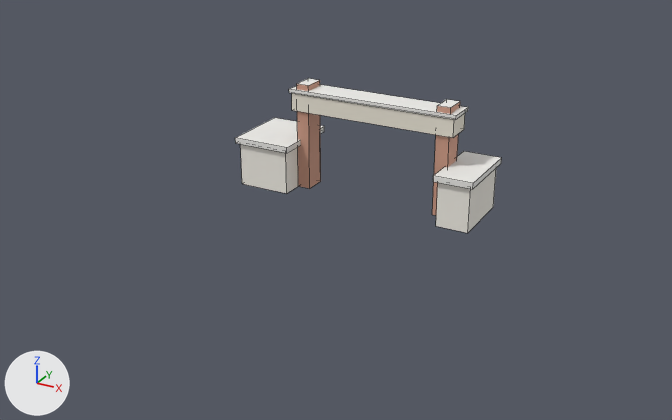
Renders of the FBX model Assets/Models/Buildings/Main_Gate.fbx from each side of a commit.
One viewpoint serves both versions: a 50 mm camera at (34.7, -68.2, 31.5) aimed at (1.7, -8.2, 1.5). Arrows for +X, +Y and +Z are at lower left; the lights stay in place. The first picture is the older version. Mesh edges are drawn as thin lines. Where no turn or scale is listed for an object, it has been applied to the vertices. Vertices at exactly the same position are counted once.

Names of what the first picture shows: 'Main_Gate'.
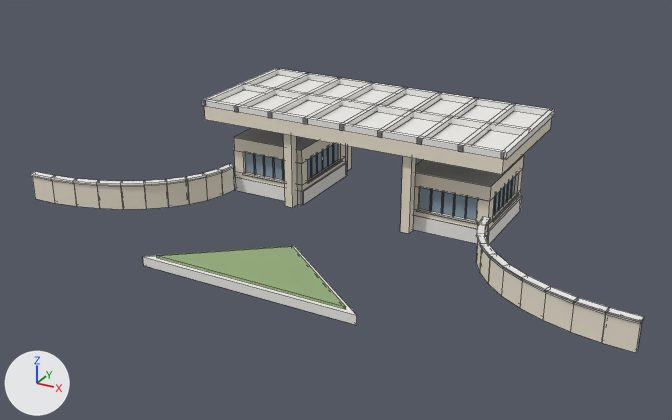
The change, as a diff of the scene's bpy script:
```diff
--- a/Assets/Models/Buildings/Main_Gate.fbx.py
+++ b/Assets/Models/Buildings/Main_Gate.fbx.py
@@ me_main_gate @@
-me_main_gate.from_pydata(...)  # 64 vertices, 44 faces; spans x -11.3..11.3, y -3.3..3.3, z -0.6..9.0
-me_main_gate.materials.append(mat_facade_hostel)  # white #f3f0e7
+me_main_gate.from_pydata(...)  # 952 vertices, 484 faces; spans x -25.0..27.0, y -20.5..6.0, z -0.8..7.9
+# me_main_gate part 1: the loose piece of 8 vertices spanning x 7.0..8.2, y -1.0..1.0, z -0.6..9.0 is scaled about its middle by (0.333, 6, 0.0521), then moved by (6.9, 0.0, 3.5), in mat_concrete (white #efedea)
+# me_main_gate part 2: the loose piece of 8 vertices spanning x 8.2..11.0, y -3.0..3.0, z -0.6..3.4 is scaled about its middle by (0.143, 2, 0.125), then moved by (1.5, 0.0, 6.3), in mat_concrete (white #efedea)
+# me_main_gate part 3: the loose piece of 8 vertices spanning x -6.2..-5.0, y -1.0..1.0, z -0.6..9.0 is scaled about its middle by (0.333, 6, 0.0521), then moved by (13.3, 0.0, 3.5), in mat_concrete (white #efedea)
+# me_main_gate part 4: the loose piece of 8 vertices spanning x -11.0..-6.2, y -3.0..3.0, z -0.6..3.4 is scaled about its middle by (0.0833, 2, 0.125), then moved by (13.0, 0.0, 6.3), in mat_concrete (white #efedea)
+# me_main_gate part 5: the loose piece of 8 vertices spanning x 7.0..8.2, y -1.0..1.0, z -0.6..9.0 is copied, and the copy is scaled about its middle by (0.333, 6, 0.0521), then moved by (-6.6, 0.0, 3.5), in mat_concrete (white #efedea); it spans x 0.8..1.2, y -6.0..6.0, z 7.4..7.9
+# me_main_gate part 6: the loose piece of 8 vertices spanning x -6.2..-5.0, y -1.0..1.0, z -0.6..9.0 is copied, and the copy is scaled about its middle by (0.333, 6, 0.0521), then moved by (3.2, 0.0, 3.5), in mat_concrete (white #efedea); it spans x -2.6..-2.2, y -6.0..6.0, z 7.4..7.9
+# me_main_gate part 7: the loose piece of 8 vertices spanning x -6.2..-5.0, y -1.0..1.0, z -0.6..9.0 is copied, and the copy is scaled about its middle by (0.333, 6, 0.0521), then moved by (-0.2, 0.0, 3.5), in mat_concrete (white #efedea); it spans x -5.9..-5.6, y -6.0..6.0, z 7.4..7.9
+# me_main_gate part 8: the loose piece of 8 vertices spanning x -11.0..-6.2, y -3.0..3.0, z -0.6..3.4 is copied, and the copy is scaled about its middle by (0.0833, 2, 0.125), then moved by (-0.5, 0.0, 6.3), in mat_concrete (white #efedea); it spans x -9.3..-8.9, y -6.0..6.0, z 7.4..7.9
+# me_main_gate part 9: the loose piece of 8 vertices spanning x -11.0..-6.2, y -3.0..3.0, z -0.6..3.4 is copied, and the copy is scaled about its middle by (0.0833, 2, 0.125), then moved by (-3.9, 0.0, 6.3), in mat_concrete (white #efedea); it spans x -12.7..-12.3, y -6.0..6.0, z 7.4..7.9
+# me_main_gate part 10: the loose piece of 8 vertices spanning x 7.0..8.2, y -1.0..1.0, z -0.6..9.0 is copied, and the copy is scaled about its middle by (22.5, 0.2, 0.0521), then moved by (-6.6, 0.0, 3.5), in mat_concrete (white #efedea); it spans x -12.5..14.5, y -0.2..0.2, z 7.4..7.9
+# me_main_gate part 11: the loose piece of 8 vertices spanning x 7.9..11.3, y -3.3..3.3, z 3.4..3.9 is deleted
+# me_main_gate part 12: the loose piece of 8 vertices spanning x -6.6..8.6, y -1.2..1.2, z 6.6..8.2 is deleted
+# me_main_gate part 13: the loose piece of 8 vertices spanning x -11.3..-5.9, y -3.3..3.3, z 3.4..3.9 is deleted
+# me_main_gate part 14: the loose piece of 8 vertices spanning x -6.8..8.8, y -1.3..1.3, z 8.2..8.5 is deleted
+# me_main_gate part 15: 860 vertices added at x -25.0..27.0, y -14.8..6.0, z -0.8..7.9
+# me_main_gate part 16: 12 vertices added at x -8.0..10.0, y -20.5..-13.5, z -0.4..0.6
 me_main_gate.materials.append(mat_roof)
 me_main_gate.materials.append(mat_concrete)
-me_main_gate.materials.append(mat_brick)  # beige #cb9984
-me_main_gate.materials.append(mat_plaster)  # white #efe8da
+me_main_gate.materials.append(mat_stone)  # pale yellow #ece3d1
+me_main_gate.materials.append(mat_glass)  # greyish blue #899ead
+me_main_gate.materials.append(mat_metal)  # grey #818486
+me_main_gate.materials.append(mat_planter)  # green #95ad7c
```

What differs and where, as boxes (x1, y1, x2, y2) in the pictures (672 x 420 px; the box of a moved part takes in the faces that stretch with it):
'Main_Gate', reshaped (129% wider, 83% taller): before (235, 78, 502, 233); after (31, 68, 644, 353)
part 1 of me_main_gate, moved or reshaped: before (432, 99, 460, 215); after (501, 109, 555, 160)
part 2 of me_main_gate, moved or reshaped: before (436, 169, 496, 233); after (458, 103, 515, 152)
part 3 of me_main_gate, moved or reshaped: before (297, 78, 321, 189); after (417, 98, 477, 145)
part 4 of me_main_gate, moved or reshaped: before (240, 144, 298, 194); after (378, 92, 441, 137)
part 5 of me_main_gate, added: after (340, 88, 406, 130)
part 6 of me_main_gate, added: after (303, 83, 372, 123)
part 7 of me_main_gate, added: after (268, 77, 340, 118)
part 8 of me_main_gate, added: after (235, 73, 310, 112)
part 9 of me_main_gate, added: after (202, 68, 278, 106)
part 10 of me_main_gate, added: after (243, 83, 528, 135)
part 11 of me_main_gate, deleted: before (433, 151, 502, 189)
part 12 of me_main_gate, deleted: before (292, 93, 465, 138)
part 13 of me_main_gate, deleted: before (235, 118, 324, 153)
part 14 of me_main_gate, deleted: before (289, 85, 468, 119)
part 15 of me_main_gate, added: after (31, 69, 644, 353)
part 16 of me_main_gate, added: after (143, 246, 357, 325)
